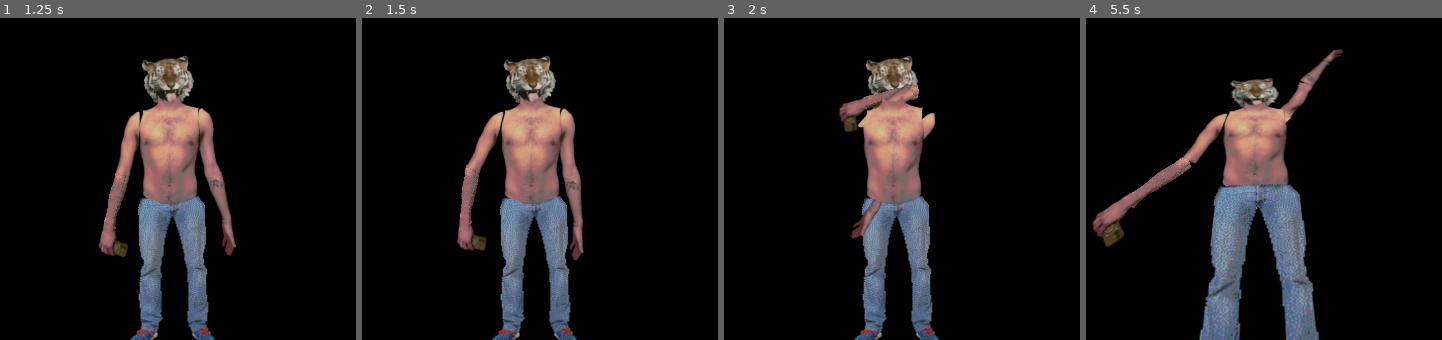
Above: before the commit, frames 1-4 (left to right).
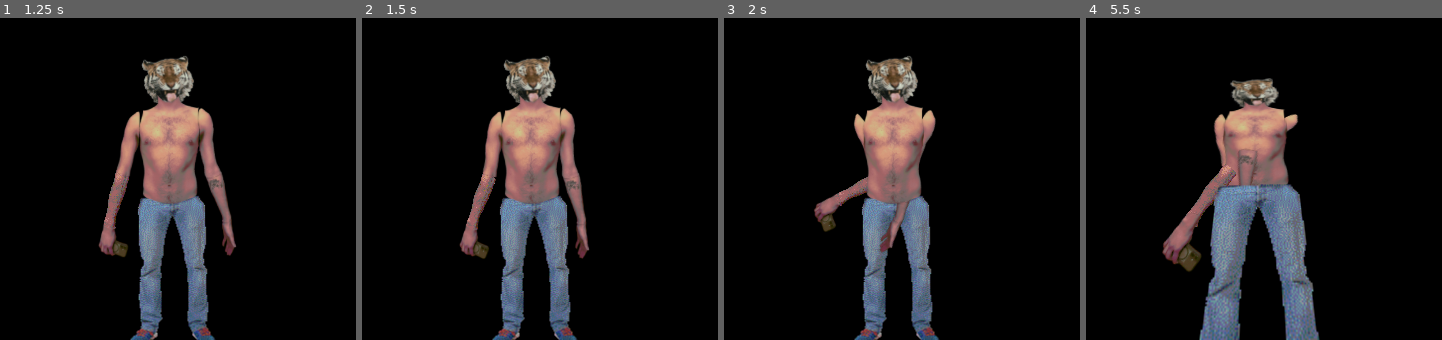
Above: after the commit, the same moments.

Repository: Chas-w/GayGame
Game: Godot game, scene res://Scenes/WalkTest.tscn
Same seed, same stepped clock (60 frames per second), same inputs: the game is played once before the commit and once after it. This scene is started directly instead of the project's main scene.
Inputs (mouse positions are in pixels of both pictures, inside the frame that each line leads up to):
- Up to frame 1 (1.25 s): tap Enter at 0.5 s; move the mouse to (217, 114) at 0.52 s; hold W (up) from 0.53 s (still down); hold L from 0.53 s (still down); click (217, 114) at 0.67 s; tap J at 0.8 s
- Up to frame 2 (1.5 s): keep holding W (up); tap Space (pose) at 1.25 s; move the mouse to (493, 117) at 1.27 s; release L at 1.28 s; tap J at 1.35 s
- Up to frame 3 (2 s): keep holding W (up); tap I at 1.55 s
- Up to frame 4 (5.5 s): move the mouse to (outside the picture) at 2.02 s; release W (up) at 2.03 s; hold D (right) 2.03-2.78 s; hold I 2.03-2.78 s; tap L at 2.3, 4.55 s; move the mouse to (1217, 204) at 2.77 s; hold W (up) 2.78-5.03 s; tap Space (pose) at 2.85, 4.25 s; click (1217, 204) at 2.92 s; tap J at 3.05, 4.35, 5.3 s; tap Enter at 3.5 s; move the mouse to (1317, 121) at 3.52 s; hold L 3.53-4.28 s; tap I at 3.8 s; move the mouse to (1199, 111) at 4.27 s; move the mouse to (1299, 114) at 5.02 s; hold S (down) from 5.03 s (still down); hold I from 5.03 s (still down); click (1299, 114) at 5.17 s

Frame 1 is identical in both runs. In frame 2, 3.4% of the frame differs, in the area x 26-64%, y 28-76%; in frame 3, 3.1%; in frame 4, 5.6%, in the area x 1-73%, y 9-79%.

Commit message:
needs work

Diff:
--- a/Scenes/player.gd
+++ b/Scenes/player.gd
@@ -10,6 +10,7 @@
 @onready var pivot = $CameraOrigin
 @onready var left_hand = $LeftArm/LeftHand
 @onready var right_hand = $RightArm/RightHand
+@onready var torso = $Torso
 
 #Posing Variables
 var is_posing = false
@@ -18,6 +19,8 @@
 func _ready() -> void:
 	#Set up array
 	rigid_array = [$LeftArm/LeftUpperArm, $LeftArm/LeftLowerArm, $LeftArm/LeftHand, $RightArm/RightUpperArm, $RightArm/RightLowerArm, $RightArm/RightHand]
+	left_hand.torso = torso
+	right_hand.torso = torso
 
 	#Should not start posing
 	_toggle_posing(false)
--- a/Scenes/player.tscn
+++ b/Scenes/player.tscn
@@ -106,7 +106,7 @@
 collision_layer = 2
 collision_mask = 2
 script = ExtResource("7_gymyn")
-move_force = 50.0
+move_force = 20.0
 
 [node name="Sprite3D" type="Sprite3D" parent="LeftArm/LeftHand" unique_id=284128447]
 transform = Transform3D(0.1, 0, 0, 0, 0.1, 0, 0, 0, 0.1, 0.016189218, 0, 0)
@@ -169,7 +169,7 @@
 collision_mask = 2
 script = ExtResource("7_gymyn")
 is_camera_left = true
-move_force = 50.0
+move_force = 20.0
 
 [node name="Sprite3D" type="Sprite3D" parent="RightArm/RightHand" unique_id=528996529]
 transform = Transform3D(0.1, 0, 0, 0, 0.1, 0, 0, 0, 0.1, 0.016189218, 0, 0)
--- a/Scenes/player_hand.gd
+++ b/Scenes/player_hand.gd
@@ -3,6 +3,7 @@
 @export var is_camera_left : bool
 @export var move_force : float
 var is_posing : bool
+var torso
 
 # Called when the node enters the scene tree for the first time.
 func _ready() -> void:
@@ -21,16 +22,30 @@
 
 func _handle_movement() -> void:
 	if is_camera_left :
+		#if Input.is_key_pressed(KEY_D):
+			#apply_force(Vector3.RIGHT * move_force)
+		#if Input.is_key_pressed(KEY_A):
+			#apply_force(Vector3.LEFT * move_force)
+		#if Input.is_key_pressed(KEY_W):
+			#apply_force(Vector3.UP * move_force)
+
 		if Input.is_key_pressed(KEY_D):
-			apply_force(Vector3.RIGHT * move_force)
+			apply_force(torso.transform.basis.x * move_force)
 		if Input.is_key_pressed(KEY_A):
-			apply_force(Vector3.LEFT * move_force)
+			apply_force(-torso.transform.basis.x * move_force)
 		if Input.is_key_pressed(KEY_W):
-			apply_force(Vector3.UP * move_force)
+			apply_force(torso.transform.basis.y * move_force)
 	else:
+		#if Input.is_key_pressed(KEY_L):
+			#apply_force(Vector3.RIGHT * move_force)
+		#if Input.is_key_pressed(KEY_J):
+			#apply_force(Vector3.LEFT * move_force)
+		#if Input.is_key_pressed(KEY_I):
+			#apply_force(Vector3.UP * move_force)
+
 		if Input.is_key_pressed(KEY_L):
-			apply_force(Vector3.RIGHT * move_force)
+			apply_force(torso.transform.basis.x * move_force)
 		if Input.is_key_pressed(KEY_J):
-			apply_force(Vector3.LEFT * move_force)
+			apply_force(-torso.transform.basis.x * move_force)
 		if Input.is_key_pressed(KEY_I):
-			apply_force(Vector3.UP * move_force)
+			apply_force(torso.transform.basis.y * move_force)
